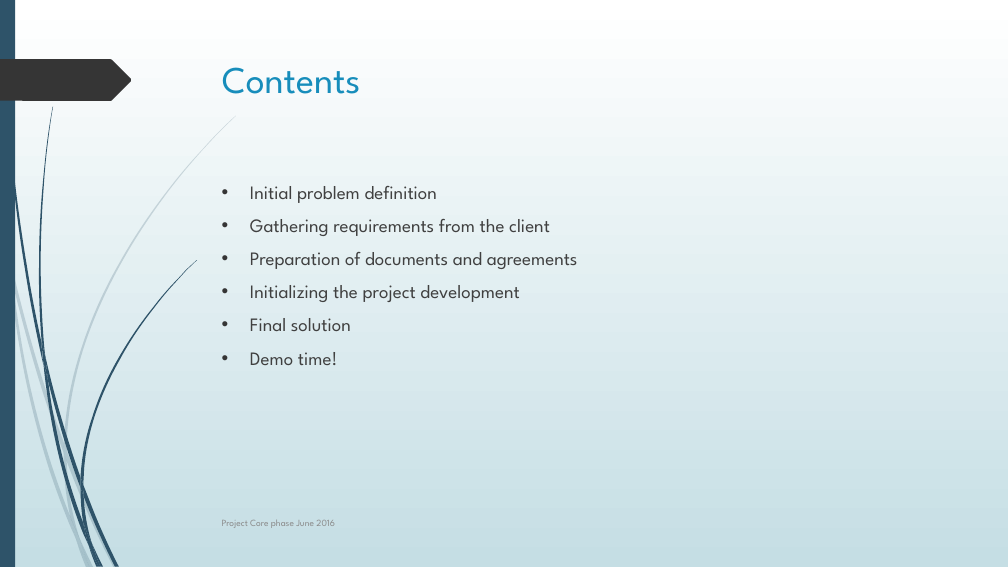
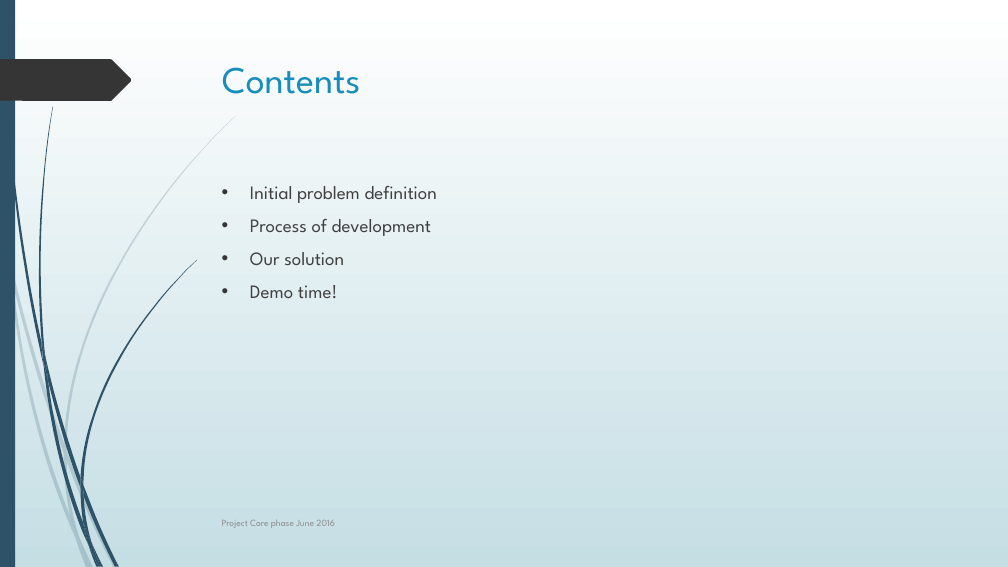
Before and after one commit to bilgeryahov/trafficLightsProCP, a slide deck: slide 3 of Presentation/Traffic Lights Manager.pptx. Drawn at 1008x567 pixels with LibreOffice and Linux fonts; fonts in the diff are those of the drawing. Boxes give left, top, right and bottom in pixels: in the first picture for what was removed or moved away, otherwise in the second. Text is boxed around its words. In the diff, an @@ line names an element or a change of style, - is before the commit and + after.

Commit message:
Fix ppt.

```diff
--- a/Presentation/Traffic Lights Manager.pptx
+++ b/Presentation/Traffic Lights Manager.pptx
@@ text at [250, 219, 431, 265]: text changed @@
-• Gathering requirements from the client
-• Preparation of documents and agreements
-• Initializing the project development
-• Final solution
+• Process of development
+• Our solution
```
Also in this commit, not shown: 1 other slide changed, 10 slides removed.
